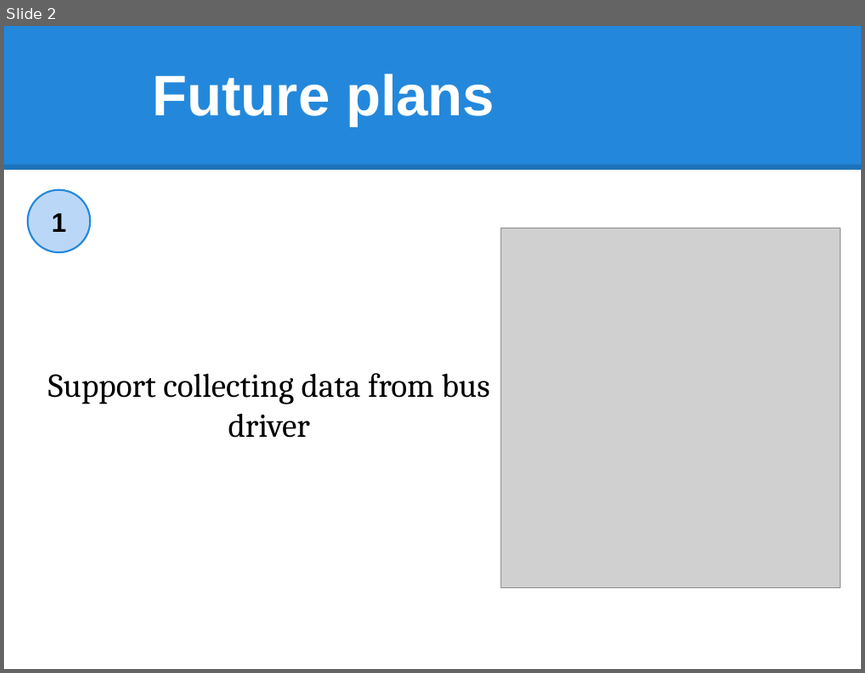
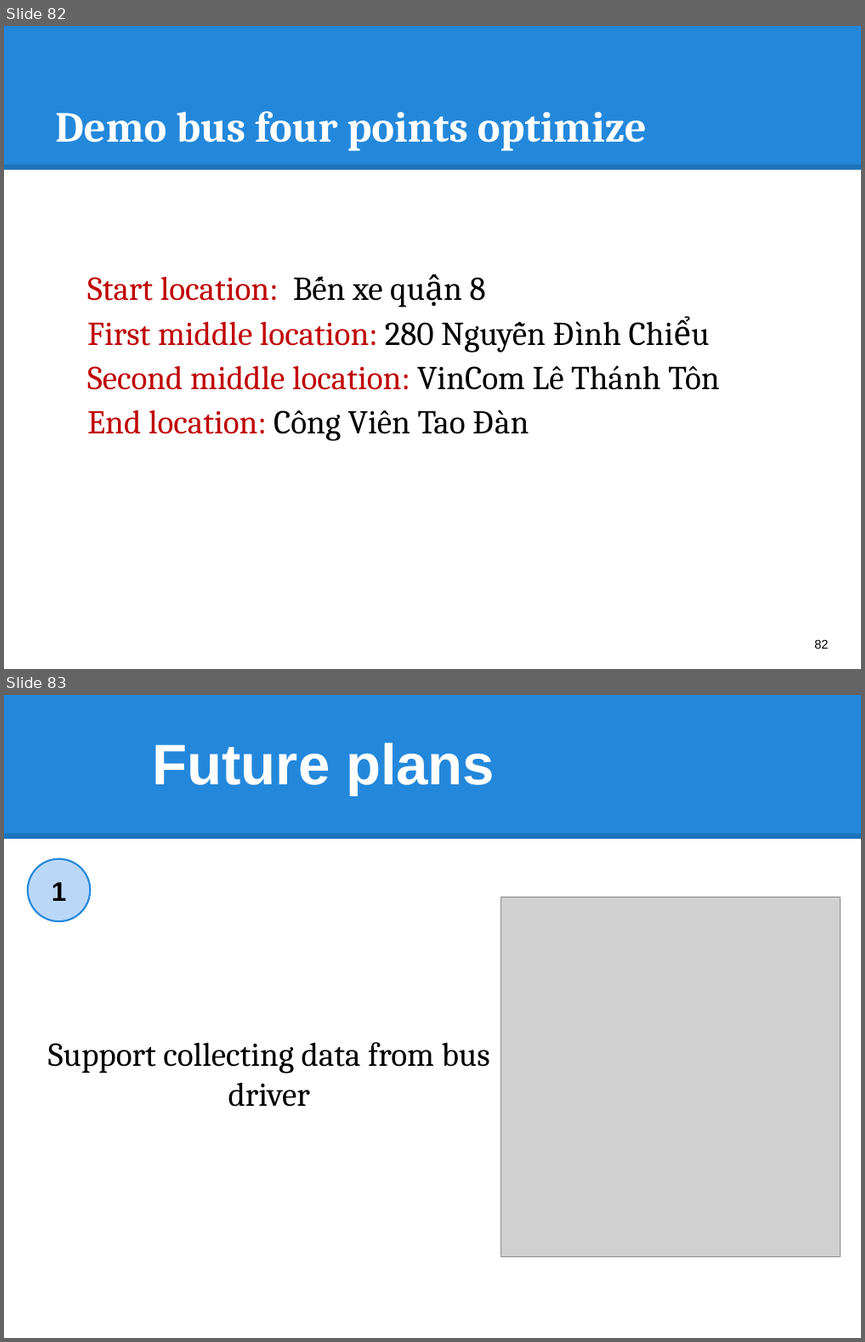
Before and after one commit to hqt/street-router, a slide deck: Document/presentation/full presentation.pptx. Shown one above the other, each under a label of ours: slide 2 before the commit, slides 82 and 83 after it. The pictures are 865x673 and 865x1342 pixels, drawn with LibreOffice and Linux fonts; fonts in the diff are those of the drawing; grey boxes stand for pictures. Boxes give left, top, right and bottom in pixels: in the first picture for what was removed or moved away, otherwise in the second. Text is boxed around its words. In the diff, an @@ line names an element or a change of style, - is before the commit and + after.

```diff
--- a/Document/presentation/full presentation.pptx
+++ b/Document/presentation/full presentation.pptx
@@ slide 82 added at (x1=4, y1=26, x2=861, y2=669), background #FFFFFF; not listed: 2 template elements that a slide beside it also shows @@
@@ title added at (x1=55, y1=111, x2=647, y2=151), 36 pt, text #FFFFFF, bold @@
+Demo bus four points optimize
@@ text added at (x1=87, y1=277, x2=720, y2=441), 28 pt, text #C00000 @@
+  Start location: Bến xe quận 8
+  First middle location: 280 Nguyễn Đình Chiểu
+  Second middle location: VinCom Lê Thánh Tôn
+  End location: Công Viên Tao Đàn
@@ page number added at (x1=814, y1=639, x2=828, y2=648), 10.5 pt, text #000000 @@
+82
@@ what was slide 2 is now slide 83 @@
```
Also in this commit, not shown: 80 other slides added, 3 other files.
